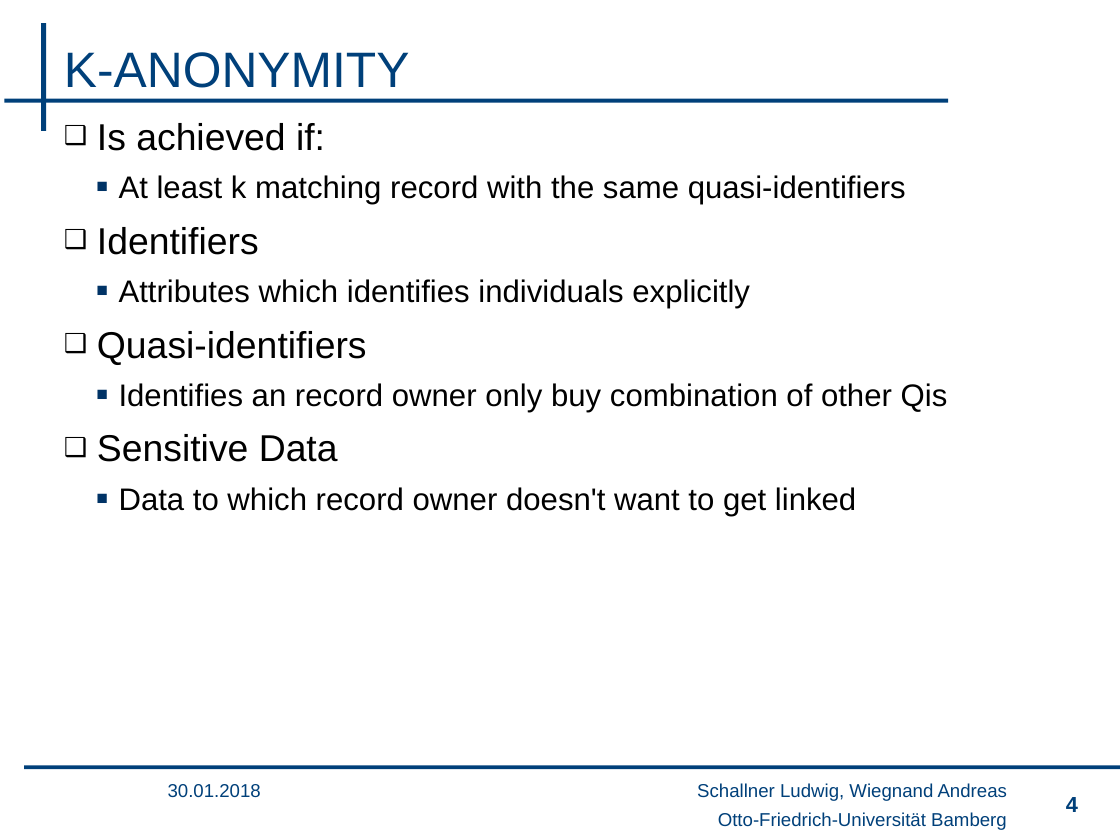
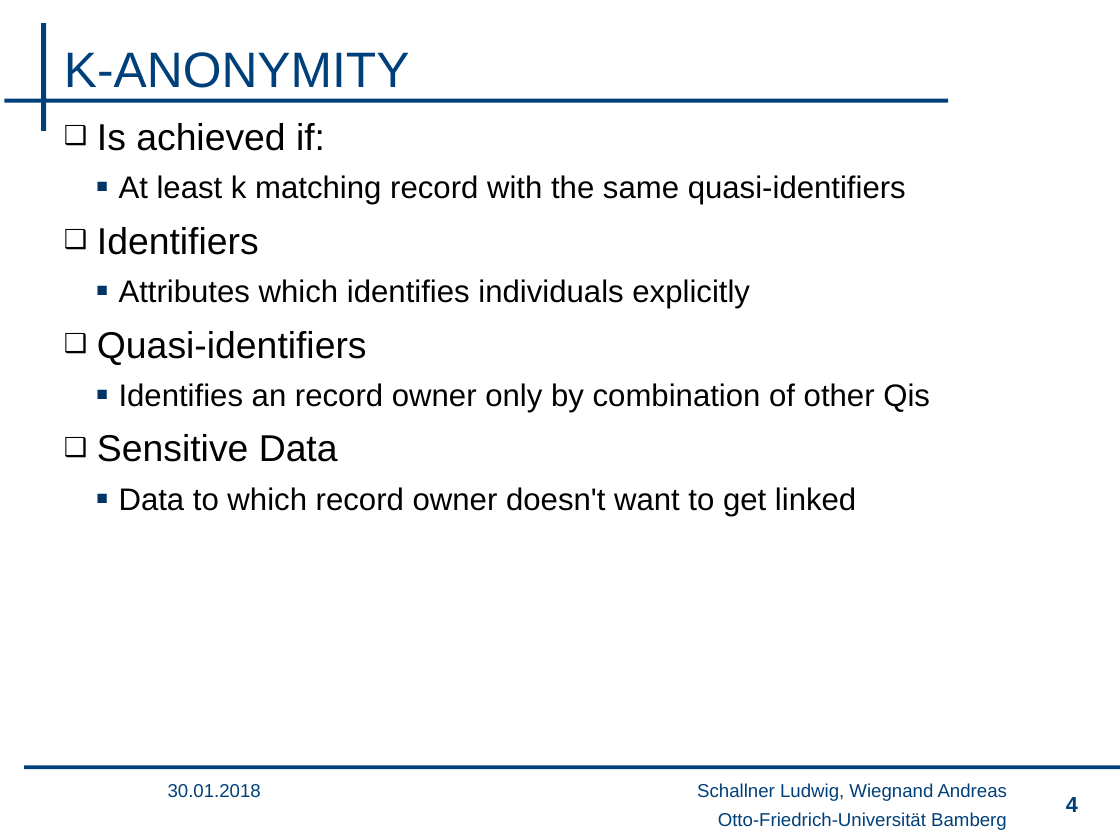
Before and after one commit to wsgan001/PSI-MSem, a slide deck: slide 4 of presentation/sicherheits_lu.pptx. Drawn at 1120x840 pixels with LibreOffice and Linux fonts; fonts in the diff are those of the drawing; background and template pictures are left out. Boxes give left, top, right and bottom in pixels: in the first picture for what was removed or moved away, otherwise in the second. Text is boxed around its words. In the diff, an @@ line names an element or a change of style, - is before the commit and + after.

```diff
--- a/presentation/sicherheits_lu.pptx
+++ b/presentation/sicherheits_lu.pptx
@@ text at (119,383,930,412): text changed @@
-  ▪ Identifies an record owner only buy combination of other Qis
+  ▪ Identifies an record owner only by combination of other Qis
```
Also in this commit, not shown: 5 other slides changed.
